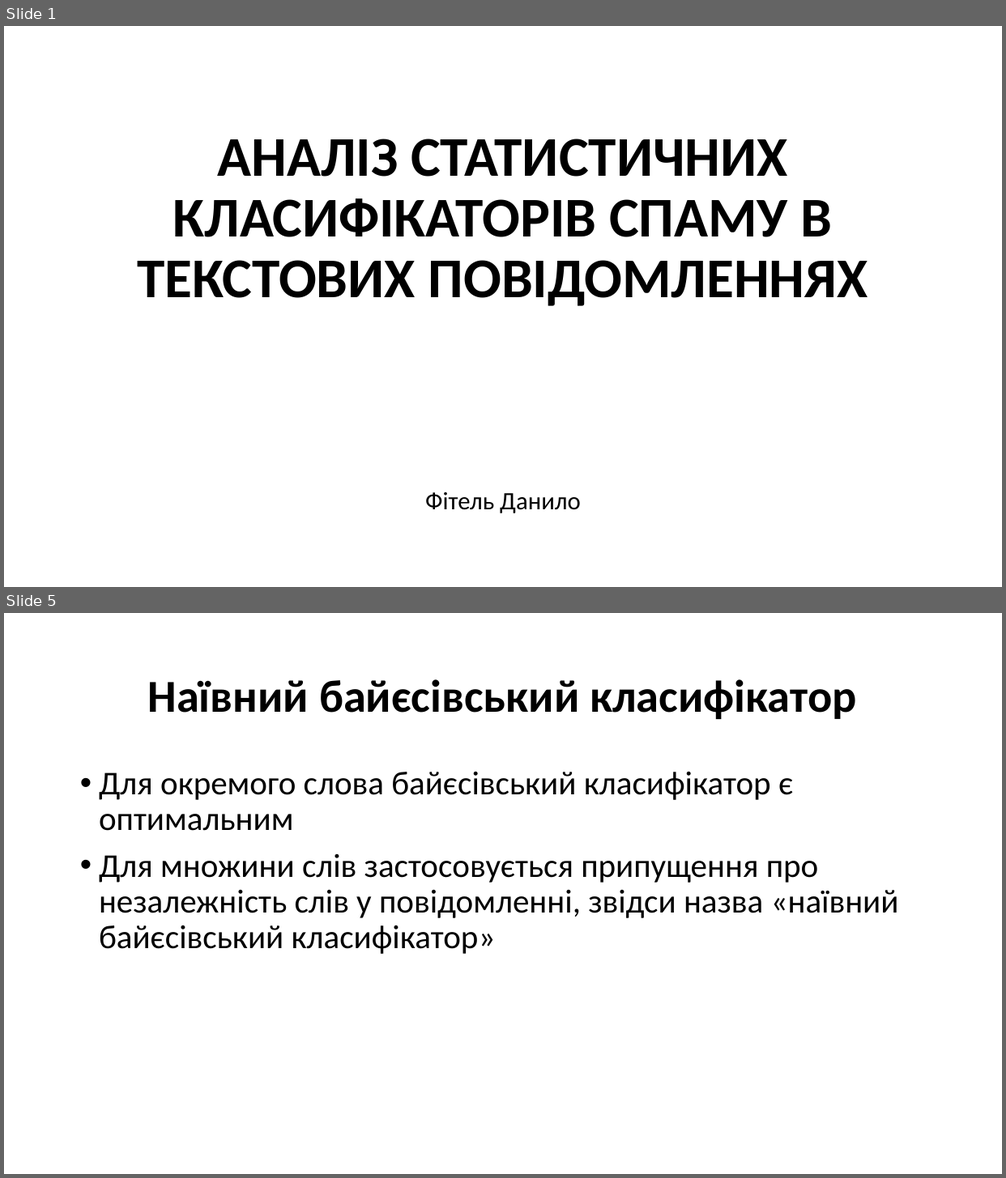
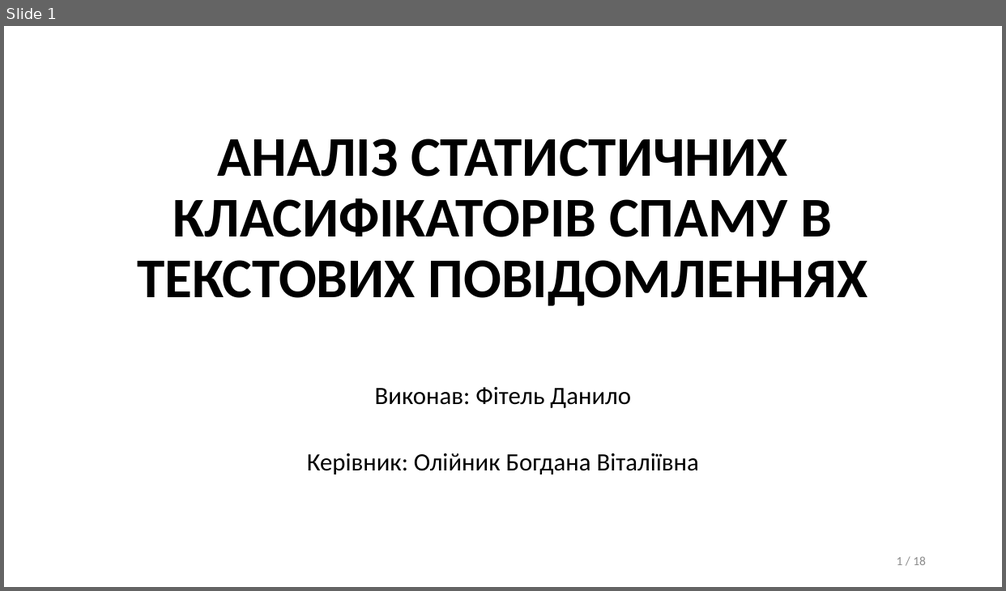
Before and after one commit to danylofitel/Pinocchio, a slide deck: fitel_presentation/Analysis of Statistical Spam Classifiers for Text Messages.pptx. Shown one above the other, each under a label of ours: slides 1 and 5 before the commit, slide 1 after it; the slides between them are not shown. The pictures are 1006x1178 and 1006x591 pixels, drawn with LibreOffice and Linux fonts; fonts in the diff are those of the drawing. Boxes give left, top, right and bottom in pixels: in the first picture for what was removed or moved away, otherwise in the second. Text is boxed around its words. In the diff, an @@ line names an element or a change of style, - is before the commit and + after.

```diff
--- a/fitel_presentation/Analysis of Statistical Spam Classifiers for Text Messages.pptx
+++ b/fitel_presentation/Analysis of Statistical Spam Classifiers for Text Messages.pptx
@@ slide 5 removed at (4,613,1002,1174), background #FFFFFF @@
@@ title removed at (148,679,856,719) @@
-Наївний байєсівський класифікатор
@@ text removed at (99,771,899,954) @@
-• Для окремого слова байєсівський класифікатор є оптимальним
-• Для множини слів застосовується припущення про незалежність слів у повідомленні, звідси назва «наївний байєсівський класифікатор»
@@ slide 1 changed as well @@
@@ subtitle at (375,387,631,408): text changed @@
-Фітель Данило
+Виконав: Фітель Данило
@@ text added at (307,454,699,475), 24 pt, text #000000 @@
+Керівник: Олійник Богдана Віталіївна
@@ page number added at (897,557,926,565), 12 pt, text #8C8C8C @@
+1 / 18
```
Also in this commit, not shown: 1 other slide changed, 16 slides added, 2 other slides removed.
